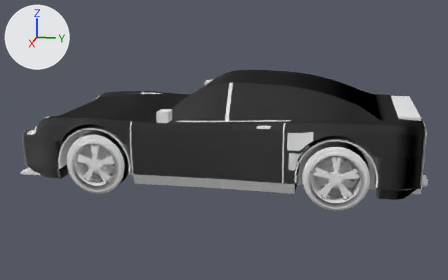
What one commit did to the OBJ model src/main/resources/assets/velocity/vehicle_models/aurion_vx.obj.
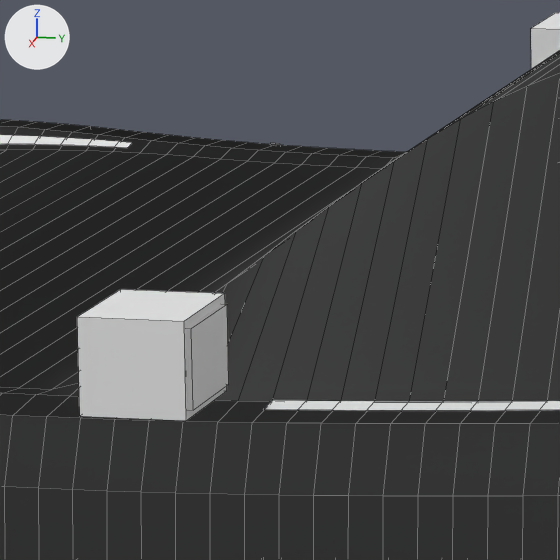
The first picture shows the older version from a camera (50 mm lens) standing at (7.12, 1.41, 2.24) and looking at (0.04, 0.0, 0.47). The close-ups show the older and then the newer version on the part from 33% to 46% of the width and 28% to 49% of the height of that picture. Only the edits that show in the close-ups are written down. The axes (+X, +Y, +Z) are drawn at upper left. The lights are the same throughout. The close-ups show mesh edges as thin lines. Where no turn or scale is listed for an object, it has been applied to the vertices.

The first close-up shows 'body', 'body_details', 'mirrors'.
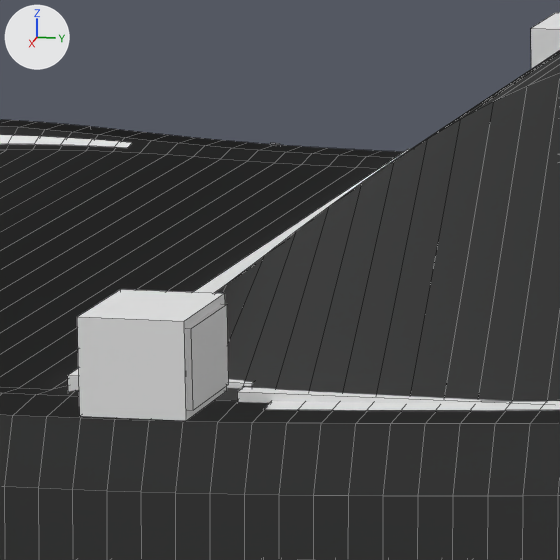
The change, as a list of edits to the scene's bpy script:
```text
Add mat_display:
    mat_display = principled_material('display')
    mat_display.base_color = (0.8, 0.8, 0.8)  # white #e7e7e7
    mat_display.roughness = 1.0
Add mat_alcantara:
    mat_alcantara = principled_material('alcantara')
    mat_alcantara.base_color = (0.8, 0.8, 0.8)  # white #e7e7e7
    mat_alcantara.roughness = 1.0
Add mat_stitch:
    mat_stitch = principled_material('stitch')
    mat_stitch.base_color = (0.8, 0.8, 0.8)  # white #e7e7e7
    mat_stitch.roughness = 1.0
Add mat_dash:
    mat_dash = principled_material('dash')
    mat_dash.base_color = (0.8, 0.8, 0.8)  # white #e7e7e7
    mat_dash.roughness = 1.0
Add mat_leather:
    mat_leather = principled_material('leather')
    mat_leather.base_color = (0.8, 0.8, 0.8)  # white #e7e7e7
    mat_leather.roughness = 1.0
Add mat_carpet:
    mat_carpet = principled_material('carpet')
    mat_carpet.base_color = (0.8, 0.8, 0.8)  # white #e7e7e7
    mat_carpet.roughness = 1.0
Add mat_alu:
    mat_alu = principled_material('alu')
    mat_alu.base_color = (0.8, 0.8, 0.8)  # white #e7e7e7
    mat_alu.roughness = 1.0
Add me_interior:
    me_interior.from_pydata(...)  # 694 vertices, 464 faces; spans x -0.85..0.85, y -0.62..1.78, z 0.17..1.23
    me_interior.materials.append(mat_alcantara)  # white #e7e7e7
    me_interior.materials.append(mat_carpet)  # white #e7e7e7
    me_interior.materials.append(mat_dash)  # white #e7e7e7
    me_interior.materials.append(mat_stitch)  # white #e7e7e7
    me_interior.materials.append(mat_display)  # white #e7e7e7
    me_interior.materials.append(mat_trim)  # white #e7e7e7
    me_interior.materials.append(mat_alu)  # white #e7e7e7
    me_interior.materials.append(mat_leather)  # white #e7e7e7
    me_interior.materials.append(mat_steel)  # white #e7e7e7
    me_interior.materials.append(mat_mirror)  # white #e7e7e7
Add ob_interior:
    ob_interior = bpy.data.objects.new('interior', me_interior)
    ob_interior.location = (0.0, 0.0, 0.0)
```

Changed parts and their boxes [x1, y1, x2, y2] in the close-ups (560 x 560 px):
'interior', added (mostly hidden): after [68, 149, 513, 403]
    faces in mat_leather (white #e7e7e7): [238, 387, 513, 403]
    faces in mat_alcantara (white #e7e7e7): [68, 149, 410, 392]
